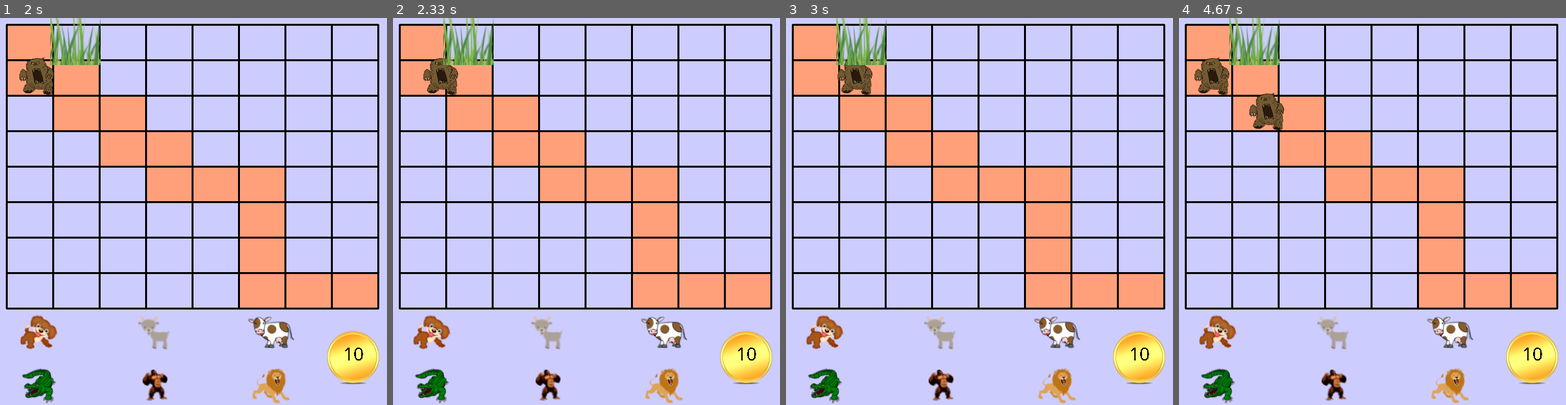
Above: before the commit, frames 1-4 (left to right).
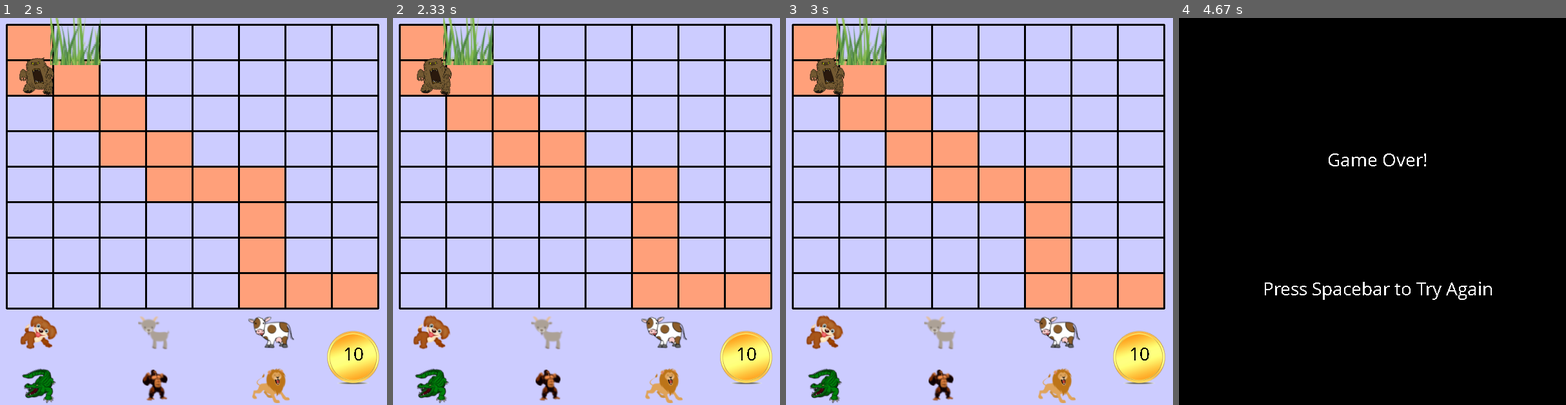
Above: after the commit, the same moments.

Repository: sdomala/Animal-Survival
Game: pygame game, started from CreateGame.py
Same seed, same stepped clock (60 frames per second), same inputs: the game is played once before the commit and once after it.
Inputs (mouse positions are in pixels of both pictures, inside the frame that each line leads up to):
- Up to frame 1 (2 s): tap Space at 0.33 s; press the mouse at (193, 308) at 0.7 s; move the mouse to (147, 223) at 0.8 s; release the mouse at (100, 134) at 0.93 s; press the mouse at (154, 385) at 1.03 s; move the mouse to (205, 269) at 1.13 s; release the mouse at (255, 157) at 1.27 s
- Up to frame 2 (2.33 s): no input
- Up to frame 3 (3 s): no input
- Up to frame 4 (4.67 s): no input

Frame 1 is identical in both runs. In frame 2, 0.6% of the frame differs, in the area x 6-17%, y 10-20%; in frame 3, 1.1%; in frame 4, 93%, in the area x 0-100%, y 0-100%.

Commit message:
Update CreateGame.py

Diff:
--- a/CreateGame.py
+++ b/CreateGame.py
@@ -87,6 +87,9 @@
         self.highlighted = (-1, -1)
         self.firstStep = 0
         self.grass = pygame.sprite.Group (Grass (self.grassSlot[0] + 35, self.grassSlot[1] + 20))
+        self.enemiesEating = 0
+        self.grassHealth = 20
+        self.gameOver = False
 
 
 
@@ -125,12 +128,6 @@
         elif down:
             self.direction = "down"
             self.grassSlot = (xCoordinate, yCoordinate + self.stepY)
-        elif right:
-            self.direction = "right"
-            self.grassSlot = (xCoordinate + self.stepX, yCoordinate)
-        elif left:
-            self.direction = "left"
-            self.grassSlot = (xCoordinate - self.stepX, yCoordinate)
         else:
             self.getGrass()
 
@@ -409,6 +406,12 @@
 # Called approximately every 20 milliseconds and updates position of enemies
 
     def timerFired(self, dt):
+        self.grassHealth -= (self.enemiesEating) * 0.003
+        if self.grassHealth <= 0 :
+            self.gameOver = True
+
+
+
         if self.level == 0 or self.levelDisplay: #Doesn't increment various counters and create/move objects
             return
         self.deleteEnemies()
@@ -633,9 +636,8 @@
 
             for grass in self.grass:
                 if pygame.sprite.collide_mask (enemy, grass) :
-                    print ("You're over here")
-                else :
-                    print ("no collision")
+                    enemy.stopTheEnemy = True
+                    self.enemiesEating += 1
 
 
 # Helper function that displays introduction screen
@@ -656,6 +658,19 @@
         screen.blit (textsurface3, (self.width/2 - 32, self.height/2 + 107))
 
 
+# Helper function that displays game over screen
+
+    def gameOverScreen (self, screen) :
+        screen.fill (self.black)
+        pygame.font.init()
+        myfont = pygame.font.SysFont('Comic Sans MS', 30)
+        textsurface = myfont.render("Game Over!", False, (255,255,255))
+        screen.blit(textsurface,(self.width/2 - 70, self.height/2 - 100))
+
+        textsurface2 = myfont.render ("Press Spacebar to Try Again", False, (255, 255, 255))
+        screen.blit (textsurface2, (self.width/2 - 170, self.height/2 + 100))
+
+
 
 # Function that displays next level
 
@@ -666,7 +681,7 @@
         textsurface = myfont.render("Welcome to Level " + str (self.level) + "!", False, (255,255,255))
         screen.blit(textsurface,(self.width/2 - 135, self.height/2 - 100))
 
-        textsurface2 = myfont.render ("Press spacebar to continue", False, (255, 255, 255))
+        textsurface2 = myfont.render ("Press Space Bar to Continue", False, (255, 255, 255))
         screen.blit (textsurface2, (self.width/2 - 170, self.height/2 + 100))
 
 
@@ -678,8 +693,19 @@
                 self.levelDisplay = False
                 self.weaponCounter -= 1
 
+            elif self.gameOver :
+                self.gameOver = False
+                self.init()
+
+
+
 # View function that first generates grid and then the monsters
     def redrawAll(self, screen):
+
+        if self.gameOver:
+            self.gameOverScreen (screen)
+            return
+
         if self.level == 0:
             self.createInitialScreen (screen)
             return
